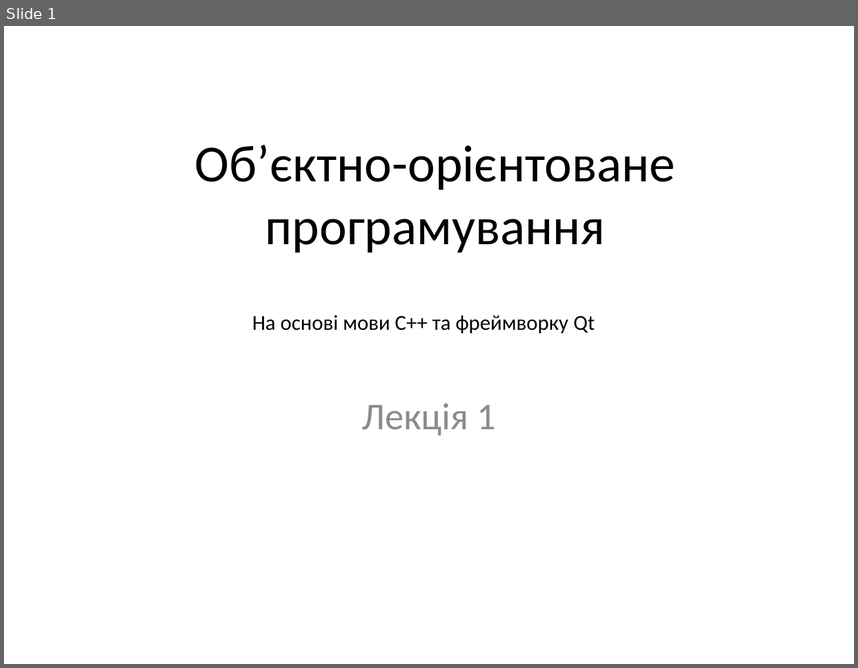
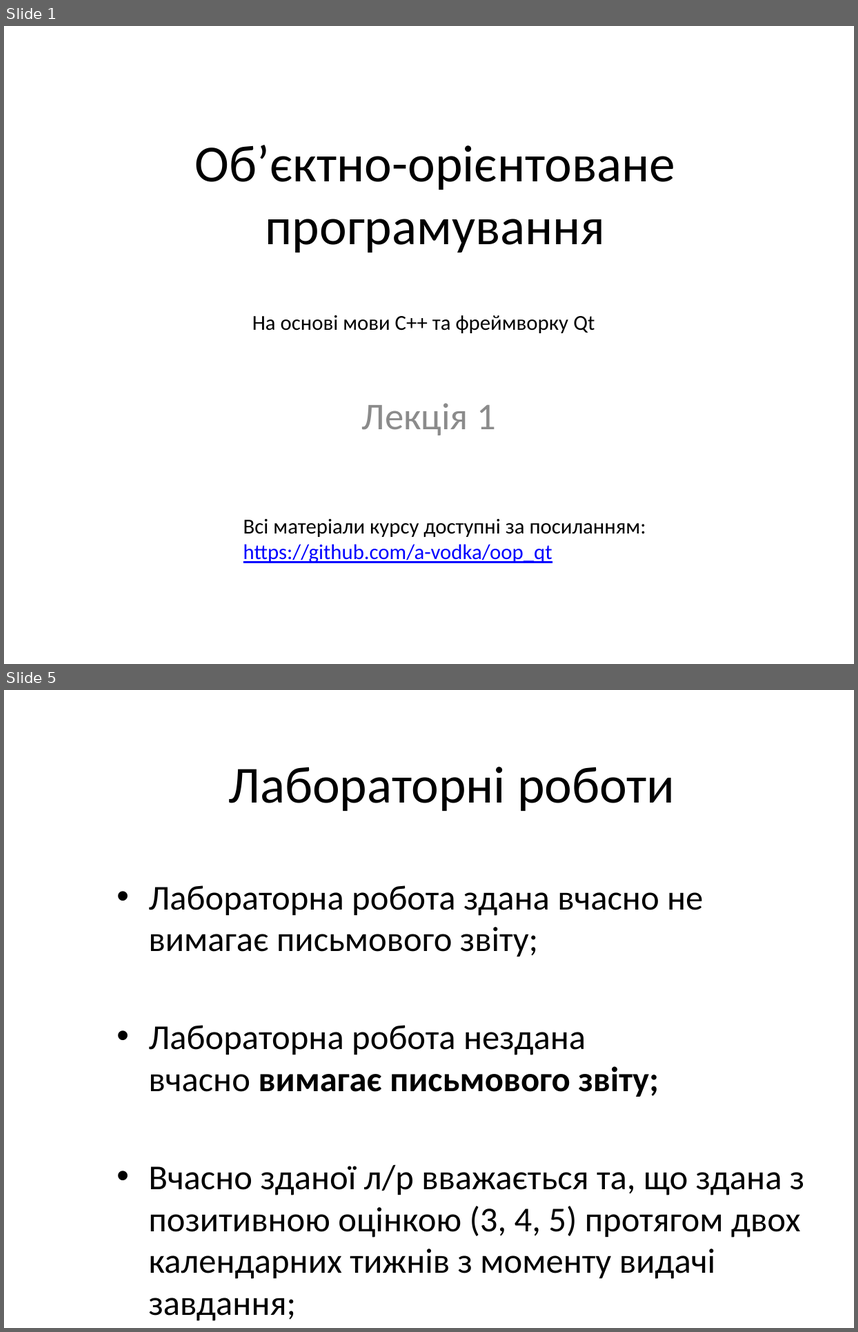
Before and after one commit to a-vodka/oop_qt, a slide deck: lecture-01.pptx. Shown one above the other, each under a label of ours: slide 1 before the commit, slides 1 and 5 after it; the slides between them are not shown. The pictures are 858x668 and 858x1332 pixels, drawn with LibreOffice and Linux fonts; fonts in the diff are those of the drawing; background and template pictures are left out. Boxes give left, top, right and bottom in pixels: in the first picture for what was removed or moved away, otherwise in the second. Text is boxed around its words. In the diff, an @@ line names an element or a change of style, - is before the commit and + after.

```diff
--- a/lecture-01.pptx
+++ b/lecture-01.pptx
@@ slide 5 added at [4,690,854,1328], background picture (left out) @@
@@ title added at [228,767,675,811], 44 pt, text #000000 @@
+Лабораторні роботи
@@ text added at [149,885,804,1279], 29.6 pt, text #000000 @@
+• Лабораторна робота здана вчасно не вимагає письмового звіту;
+• Лабораторна робота нездана
+  вчасно вимагає письмового звіту;
+• Вчасно зданої л/р вважається та, що здана з позитивною оцінкою (3, 4, 5) протягом двох календарних тижнів з моменту видачі завдання;
@@ slide 1 changed as well @@
@@ text added at [243,519,646,563], 18 pt, text #000000 @@
+Всі матеріали курсу доступні за посиланням:
+https://github.com/a-vodka/oop_qt
```
Also in this commit, not shown: 37 other slides added, 3 other files.
